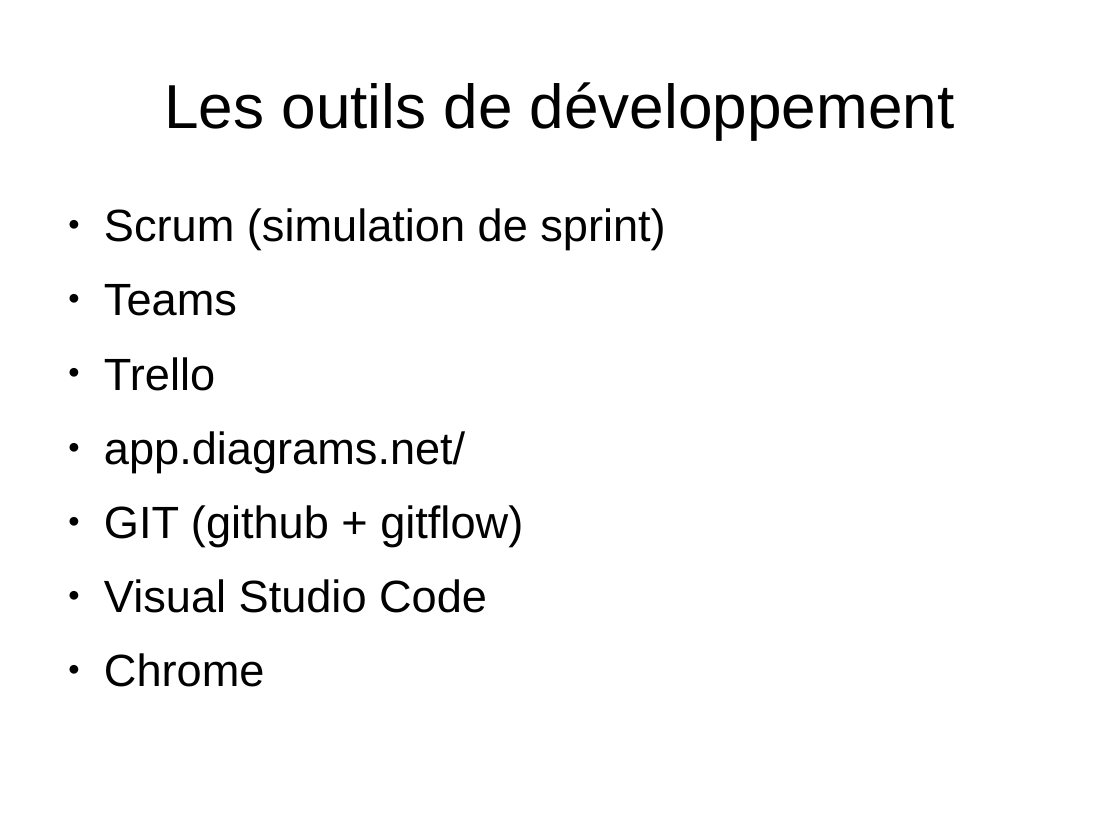
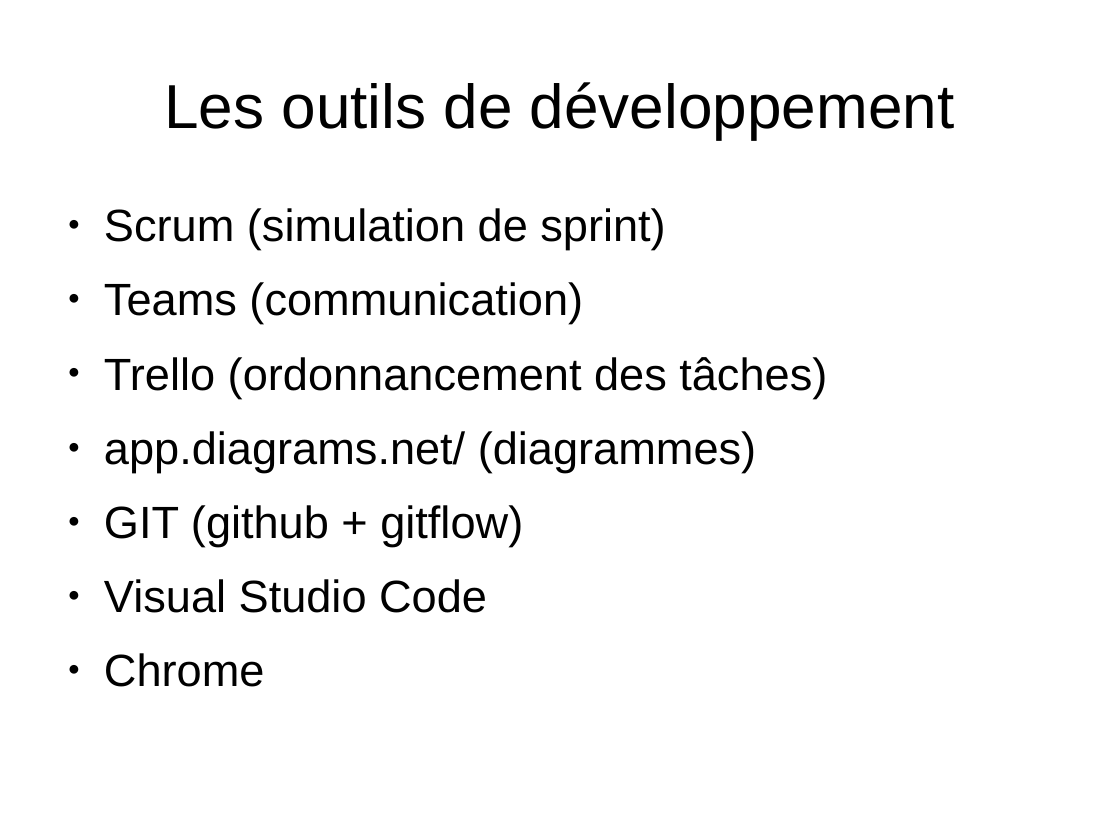
Before and after one commit to Wathil/POECNews, a slide deck: slide 4 of presentation.odp. Drawn at 1120x840 pixels with LibreOffice and Linux fonts; fonts in the diff are those of the drawing. Boxes give left, top, right and bottom in pixels: in the first picture for what was removed or moved away, otherwise in the second. Text is boxed around its words. In the diff, an @@ line names an element or a change of style, - is before the commit and + after.

Commit message:
ok

```diff
--- a/presentation.odp
+++ b/presentation.odp
@@ text at <box>104,282,827,472</box>: text changed @@
-● Teams
-● Trello
-● app.diagrams.net/
+● Teams (communication)
+● Trello (ordonnancement des tâches)
+● app.diagrams.net/ (diagrammes)
```
Also in this commit, not shown: 2 other slides changed, 5 slides added.
